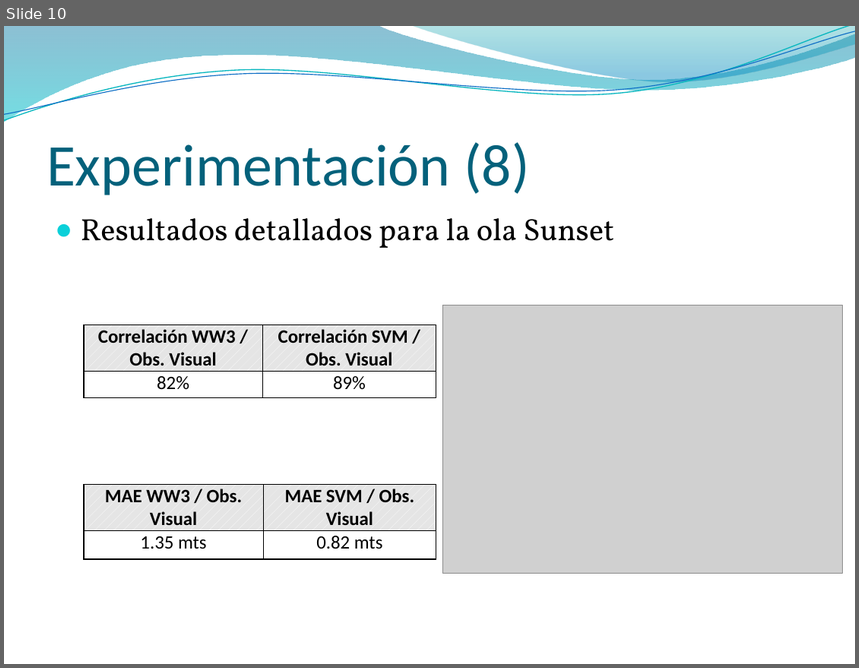
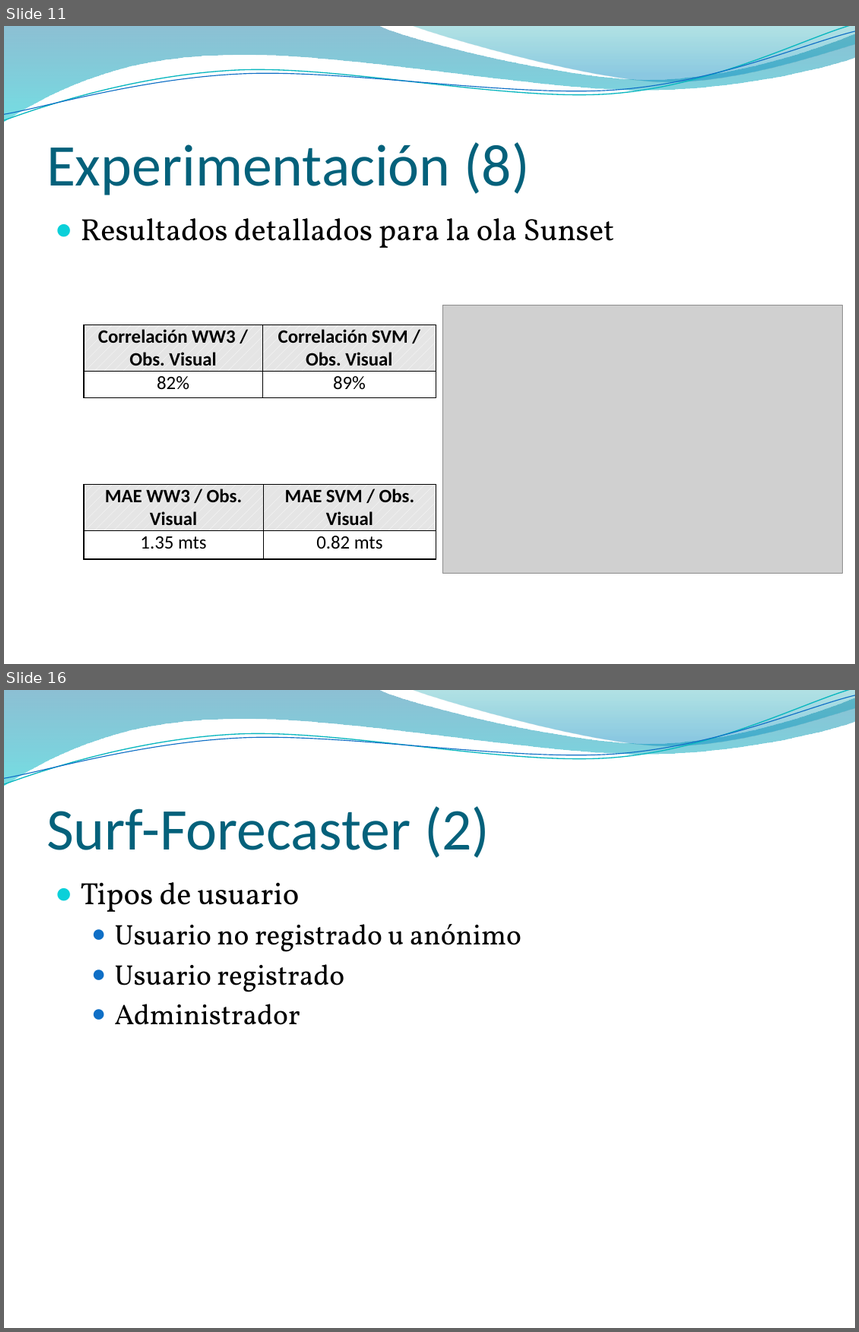
Before and after one commit to jaffadog/neuralito, a slide deck: neuralito/ArfGen/docs/Entregas/Informe Final/presentacion/maxi.pptx. Shown one above the other, each under a label of ours: slide 10 before the commit, slides 11 and 16 after it; the slides between them are not shown. The pictures are 859x668 and 859x1332 pixels, drawn with LibreOffice and Linux fonts; fonts in the diff are those of the drawing; grey boxes stand for pictures; background and template pictures are left out. Boxes give left, top, right and bottom in pixels: in the first picture for what was removed or moved away, otherwise in the second. Text is boxed around its words. In the diff, an @@ line names an element or a change of style, - is before the commit and + after.

```diff
--- a/neuralito/ArfGen/docs/Entregas/Informe Final/presentacion/maxi.pptx
+++ b/neuralito/ArfGen/docs/Entregas/Informe Final/presentacion/maxi.pptx
@@ slide 16 added at box(4, 690, 855, 1328), background picture (left out); not listed: 4 template elements that a slide beside it also shows @@
@@ title added at box(47, 806, 490, 858), 50 pt, text #04617B @@
+Surf-Forecaster (2)
@@ text added at box(81, 882, 522, 1025), 24 pt, text #000000 @@
+● Tipos de usuario
+  ● Usuario no registrado u anónimo
+  ● Usuario registrado
+  ● Administrador
@@ what was slide 10 is now slide 11 @@
```
Also in this commit, not shown: 1 slide changed, 13 other slides added.
